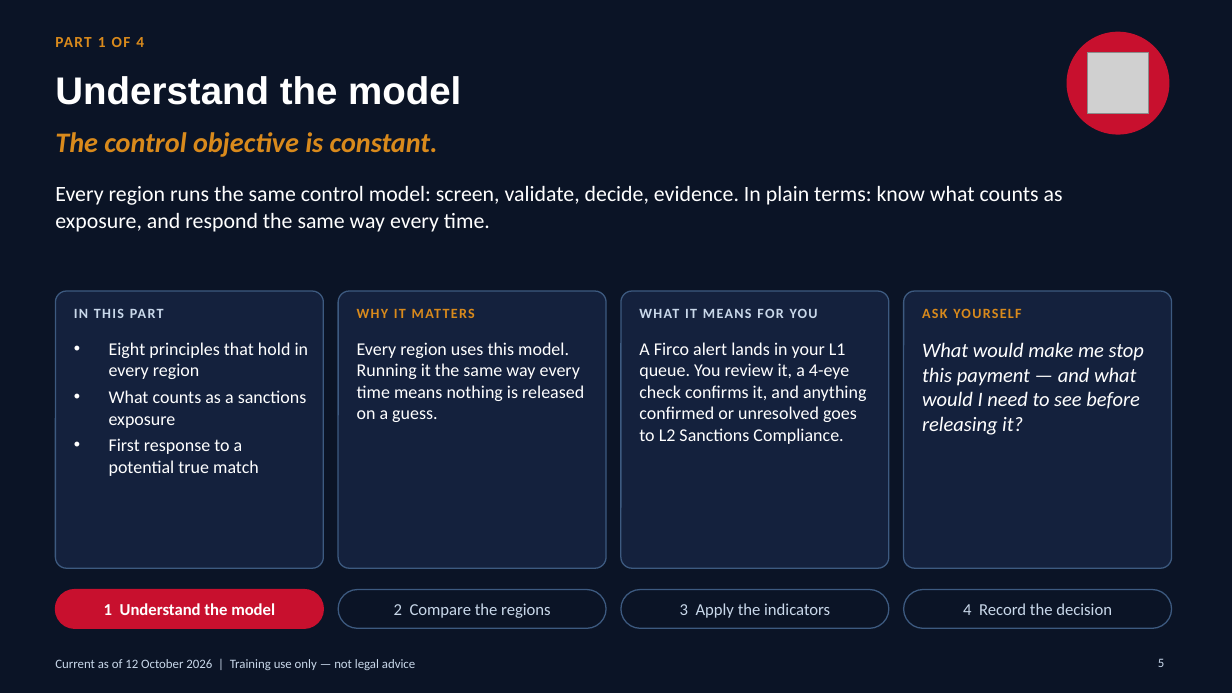
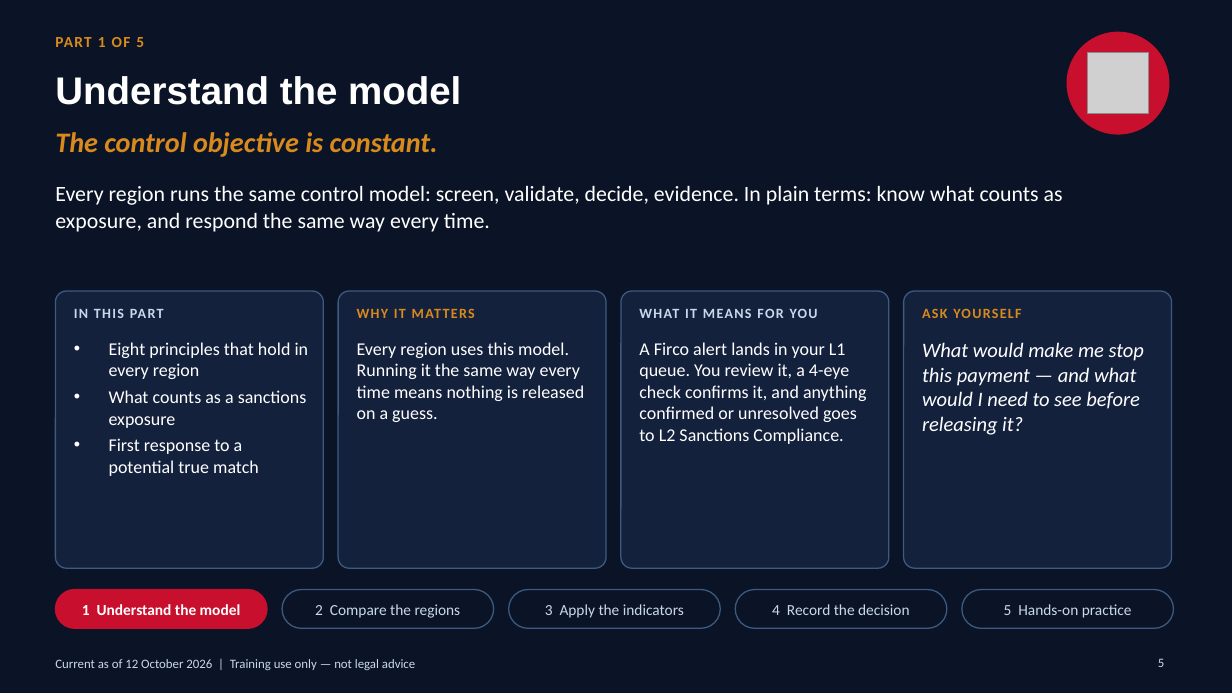
Before and after one commit to danielslonim-art/Screening, a slide deck: slide 5 of training/sanctions-in-practice-2026-10/sanctions-in-practice-analyst-edition.pptx. Drawn at 1232x693 pixels with LibreOffice and Linux fonts; fonts in the diff are those of the drawing; grey boxes stand for pictures. Boxes give left, top, right and bottom in pixels: in the first picture for what was removed or moved away, otherwise in the second. Text is boxed around its words. In the diff, an @@ line names an element or a change of style, - is before the commit and + after.

```diff
--- a/training/sanctions-in-practice-2026-10/sanctions-in-practice-analyst-edition.pptx
+++ b/training/sanctions-in-practice-2026-10/sanctions-in-practice-analyst-edition.pptx
@@ text at (x1=55, y1=37, x2=144, y2=47): text changed @@
-PART 1 OF 4
+PART 1 OF 5
@@ rounded rectangle resized from (x1=55, y1=590, x2=323, y2=628) to (x1=55, y1=590, x2=267, y2=628) @@
@@ text "2 Compare the regions" moved from (x1=394, y1=603, x2=551, y2=618) to (x1=315, y1=604, x2=461, y2=618) @@
@@ rounded rectangle resized from (x1=338, y1=590, x2=606, y2=628) to (x1=282, y1=590, x2=494, y2=628) @@
@@ text "3 Apply the indicators" moved from (x1=680, y1=603, x2=830, y2=618) to (x1=545, y1=604, x2=684, y2=618) @@
@@ rounded rectangle resized from (x1=621, y1=590, x2=889, y2=628) to (x1=508, y1=590, x2=720, y2=628) @@
@@ size 13 to 12 pt in 4 elements at (x1=82, y1=604, x2=241, y2=615), (x1=315, y1=604, x2=461, y2=618), (x1=545, y1=604, x2=684, y2=618), (x1=772, y1=604, x2=909, y2=615) @@
@@ text "4 Record the decision" moved from (x1=963, y1=603, x2=1112, y2=615) to (x1=772, y1=604, x2=909, y2=615) @@
@@ rounded rectangle resized from (x1=904, y1=590, x2=1172, y2=628) to (x1=736, y1=590, x2=947, y2=628) @@
@@ rounded rectangle added at (x1=962, y1=590, x2=1174, y2=628), fill #0B1426, outline #3D5A80 1 pt @@
@@ text added at (x1=1004, y1=604, x2=1132, y2=618), 12 pt, text #C9D8EA @@
+5 Hands-on practice
```
Also in this commit, not shown: 10 other slides changed, 3 slides added, 1 other file.
